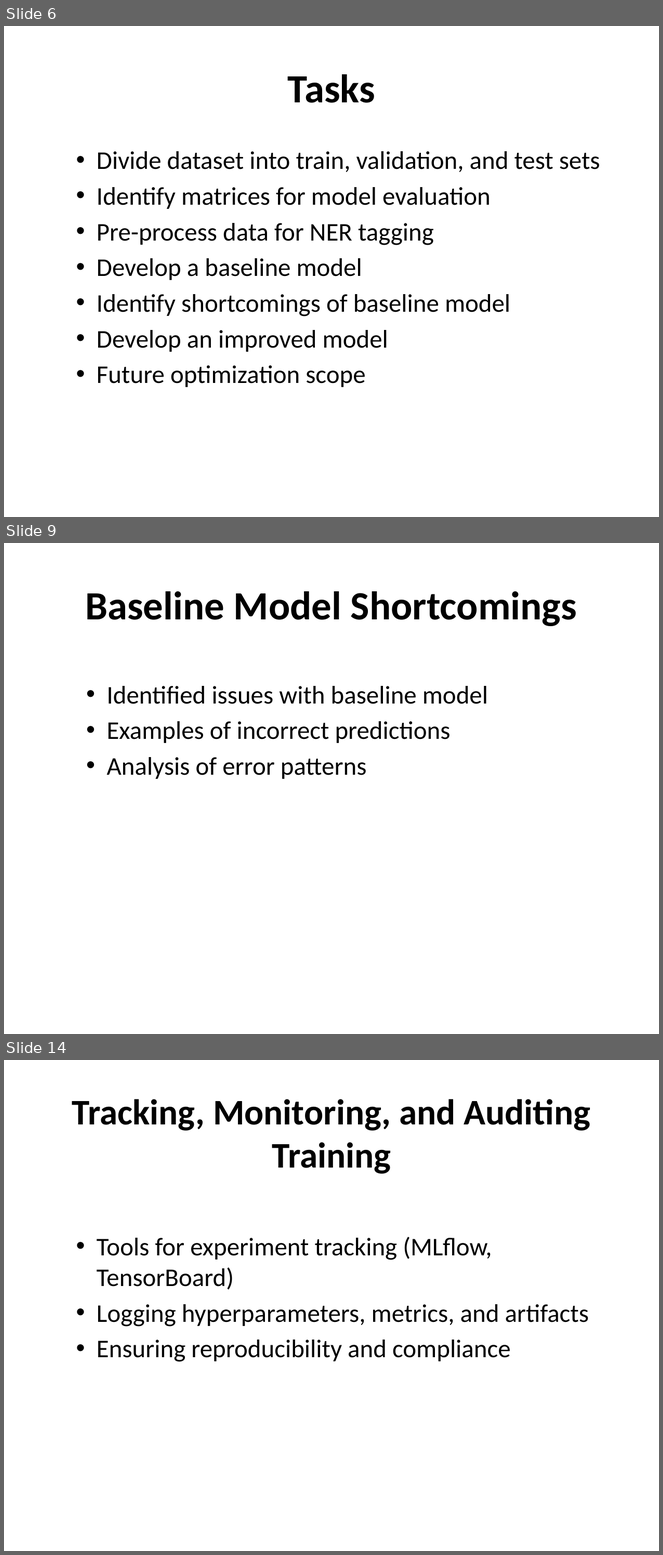
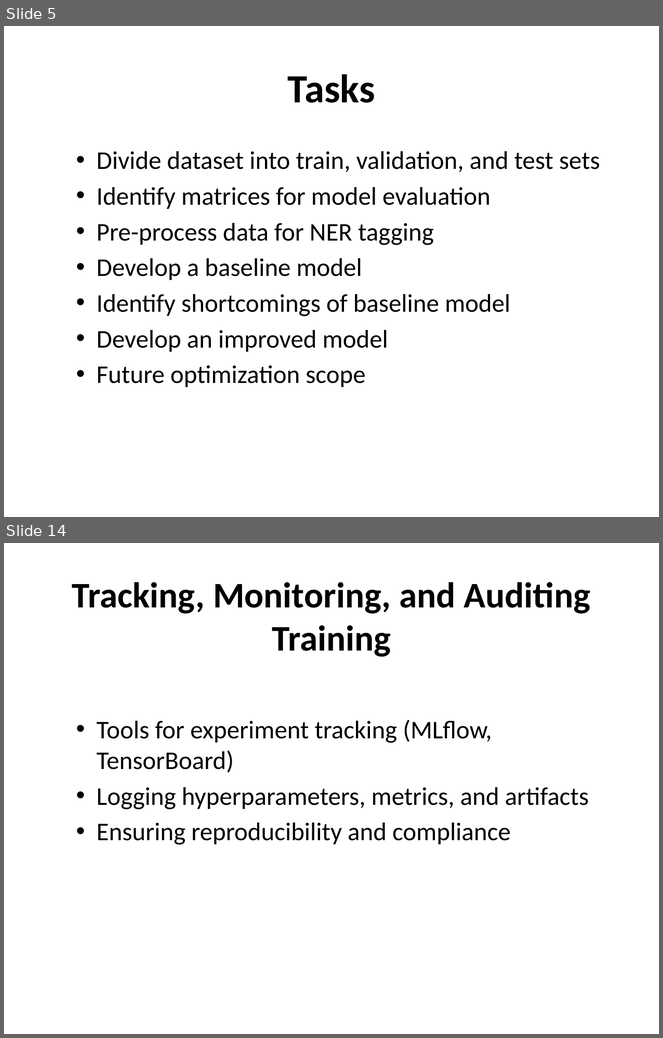
Before and after one commit to rahulbhoyar1995/NER-Case-Study, a slide deck: ner_presentation.pptx. Shown one above the other, each under a label of ours: slides 6, 9 and 14 before the commit, slides 5 and 14 after it; the slides between them are not shown. The pictures are 663x1555 and 663x1038 pixels, drawn with LibreOffice and Linux fonts; fonts in the diff are those of the drawing. Boxes give left, top, right and bottom in pixels: in the first picture for what was removed or moved away, otherwise in the second. Text is boxed around its words. In the diff, an @@ line names an element or a change of style, - is before the commit and + after.

```diff
--- a/ner_presentation.pptx
+++ b/ner_presentation.pptx
@@ slide 9 removed at (4, 543, 659, 1034), background #FFFFFF @@
@@ title removed at (85, 591, 577, 626) @@
-Baseline Model Shortcomings
@@ text removed at (107, 686, 488, 779) @@
-  • Identified issues with baseline model
-  • Examples of incorrect predictions
-  • Analysis of error patterns
@@ what was slide 6 is now slide 5 @@
```
Also in this commit, not shown: 3 slides changed, 9 slides added, 6 other slides removed.
